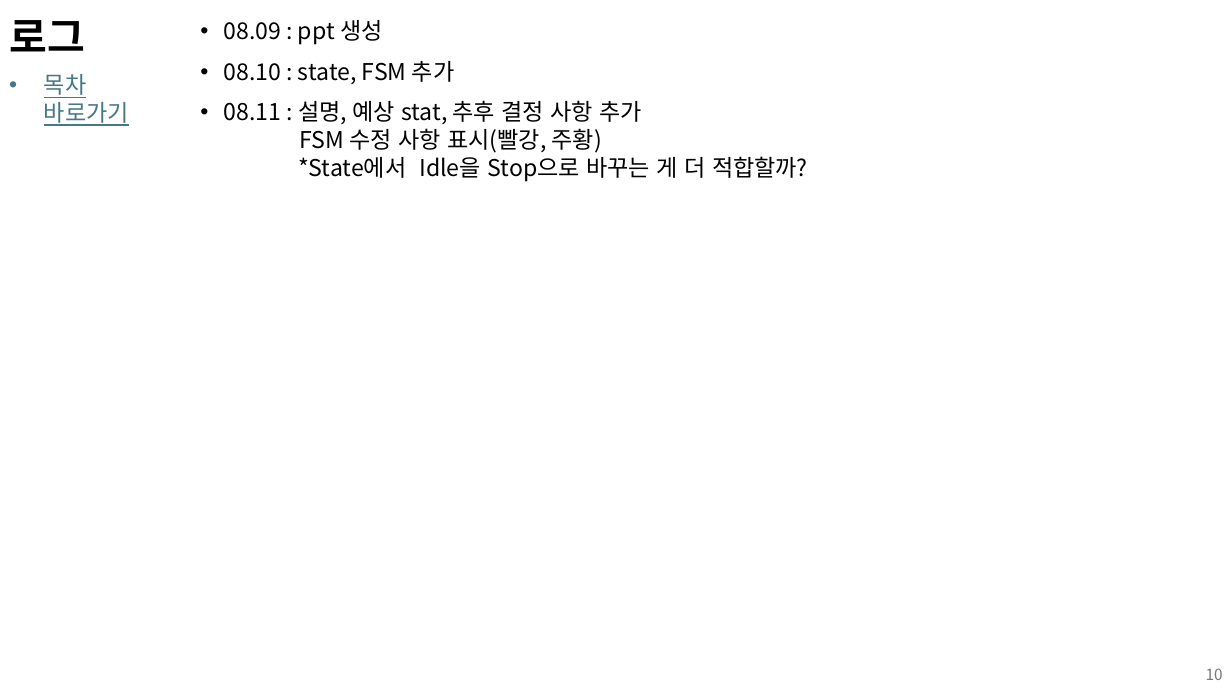
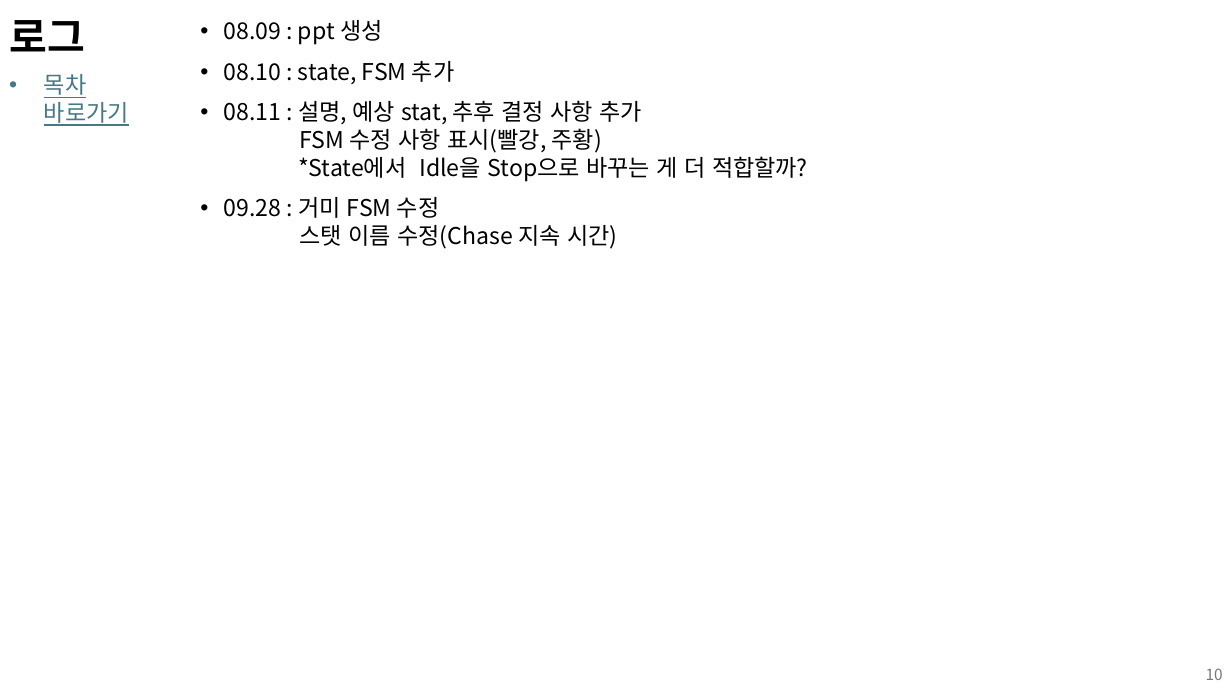
Before and after one commit to kimi5231/B1A2_project, a slide deck: slide 10 of 기획/실내 몬스터 기획서_spider.pptx. Drawn at 1232x693 pixels with LibreOffice and Linux fonts; fonts in the diff are those of the drawing. Boxes give left, top, right and bottom in pixels: in the first picture for what was removed or moved away, otherwise in the second. Text is boxed around its words. In the diff, an @@ line names an element or a change of style, - is before the commit and + after.

Commit message:
전투 기획 내용 추가
- HP, 이동/공격 속도, 공격력, 스킬 내용 및 수치 포함.
- 몬스터_거미 FSM 수정하여 추가

```diff
--- a/기획/실내 몬스터 기획서_spider.pptx
+++ b/기획/실내 몬스터 기획서_spider.pptx
@@ text at [224, 197, 617, 249]: paragraph added @@
+• 09.28 : 거미 FSM 수정
+  스탯 이름 수정(Chase 지속 시간)
```
Also in this commit, not shown: 3 other slides changed, 1 other file.
